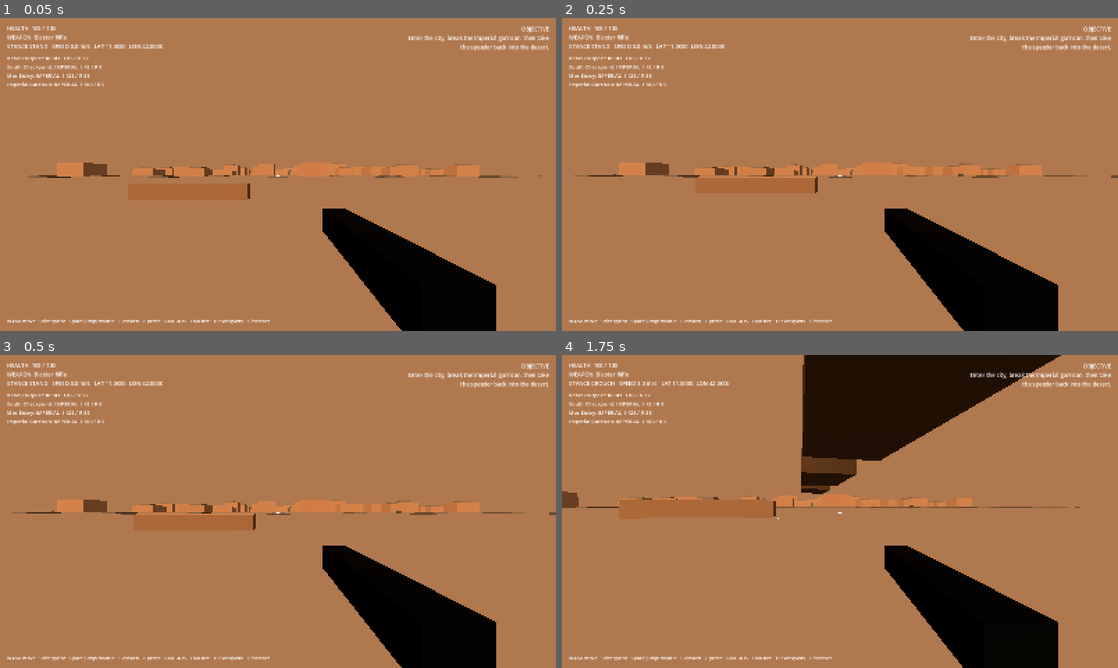
Above: before the commit, frames 1-4 (two rows, left to right).
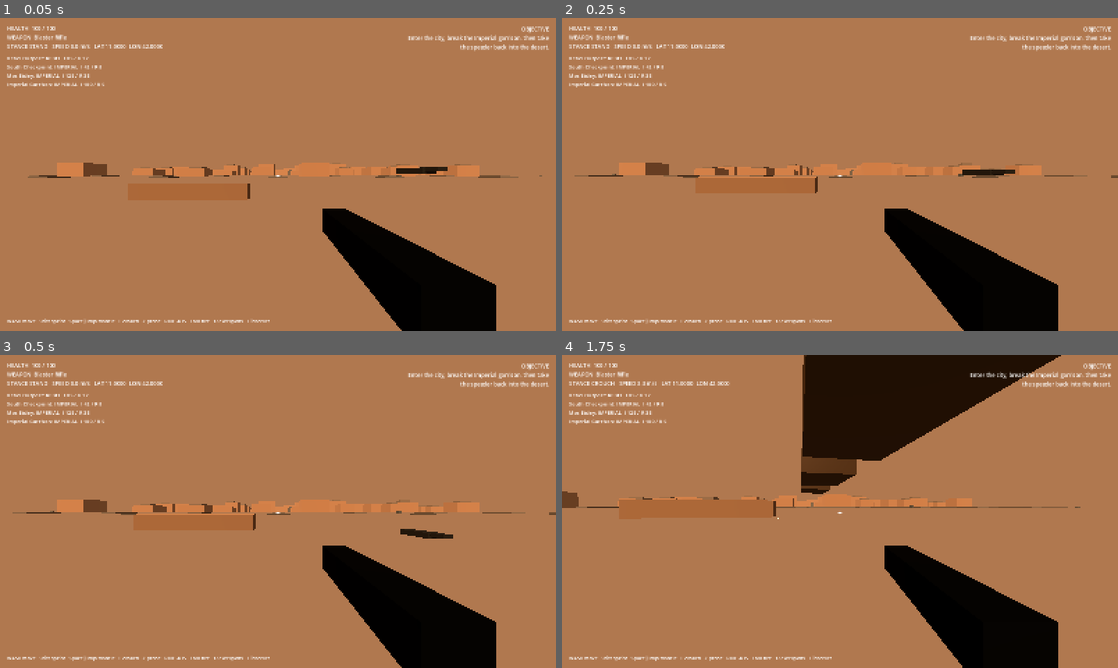
Above: after the commit, the same moments.

Repository: Deputy1389/far-horizon
Game: Godot game, scene res://game/scenes/main.tscn
Two runs of this game, one before a commit and one after it. Both use one fixed random seed, a clock stepped at 60 frames per second and the inputs below.
Inputs (mouse positions are in pixels of both pictures, inside the frame that each line leads up to):
- Up to frame 1 (0.05 s): no input
- Up to frame 2 (0.25 s): no input
- Up to frame 3 (0.5 s): no input
- Up to frame 4 (1.75 s): move the mouse to (834, 517) at 0.52 s; hold Right mouse button (aim) 0.53-1.28 s; hold W (move_forward) from 0.53 s (still down); click (834, 517) at 0.67 s; tap Space (jump) at 0.77, 1.52 s; move the mouse to (878, 514) at 1.27 s; tap C (crouch) at 1.35 s

The runs differ from the first frame. In frame 1, 0.2% of the frame differs, in the area x 71-81%, y 47-50%; in frame 2, 0.2%; in frame 3, 0.2%, in the area x 72-82%, y 55-59%; in frame 4, nothing differs.
Error before the commit: Parse Error: Cannot infer the type of "target_bank" variable because the value doesn't have a set type. (res://game/scripts/vehicles/speeder.gd:105)

Commit message:
fix: make speeder.gd warning-clean in Godot 4.3

Diff:
--- a/game/scripts/vehicles/speeder.gd
+++ b/game/scripts/vehicles/speeder.gd
@@ -89,10 +89,10 @@
 	else:
 		forward_speed = move_toward(forward_speed, 0.0, 6.0 * delta)
 
-	lateral_speed = move_toward(lateral_speed, 0.0, lateral_grip * delta * max(1.0, abs(lateral_speed)))
-	var steering_authority := clamp(abs(forward_speed) / 9.0, 0.22, 1.0)
-	if abs(steer) > 0.001:
-		rotate_y(-steer * yaw_rate * steering_authority * delta * sign(forward_speed if abs(forward_speed) > 0.5 else 1.0))
+	lateral_speed = move_toward(lateral_speed, 0.0, lateral_grip * delta * maxf(1.0, absf(lateral_speed)))
+	var steering_authority: float = clampf(absf(forward_speed) / 9.0, 0.22, 1.0)
+	if absf(steer) > 0.001:
+		rotate_y(-steer * yaw_rate * steering_authority * delta * signf(forward_speed if absf(forward_speed) > 0.5 else 1.0))
 		forward = -global_basis.z
 		right = global_basis.x
 
@@ -102,7 +102,7 @@
 
 	move_and_slide()
 
-	var target_bank := -steer * clamp(abs(forward_speed) / max_speed, 0.0, 1.0) * 0.28
+	var target_bank: float = -steer * clampf(absf(forward_speed) / max_speed, 0.0, 1.0) * 0.28
 	bank = lerpf(bank, target_bank, 1.0 - exp(-delta * 7.0))
 	visual.rotation.z = bank
 	visual.rotation.x = lerpf(visual.rotation.x, -throttle * 0.035, 1.0 - exp(-delta * 5.0))
